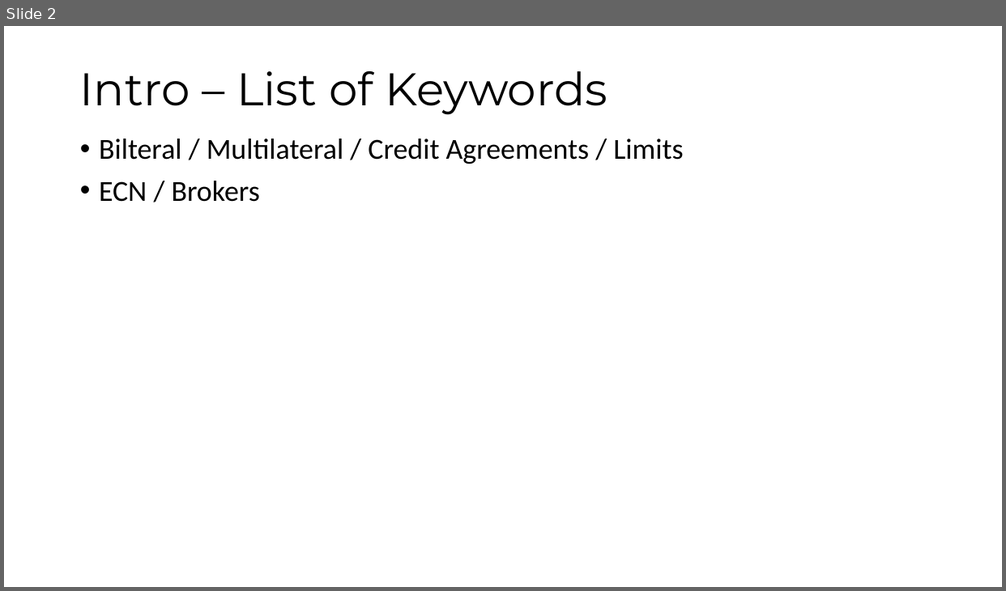
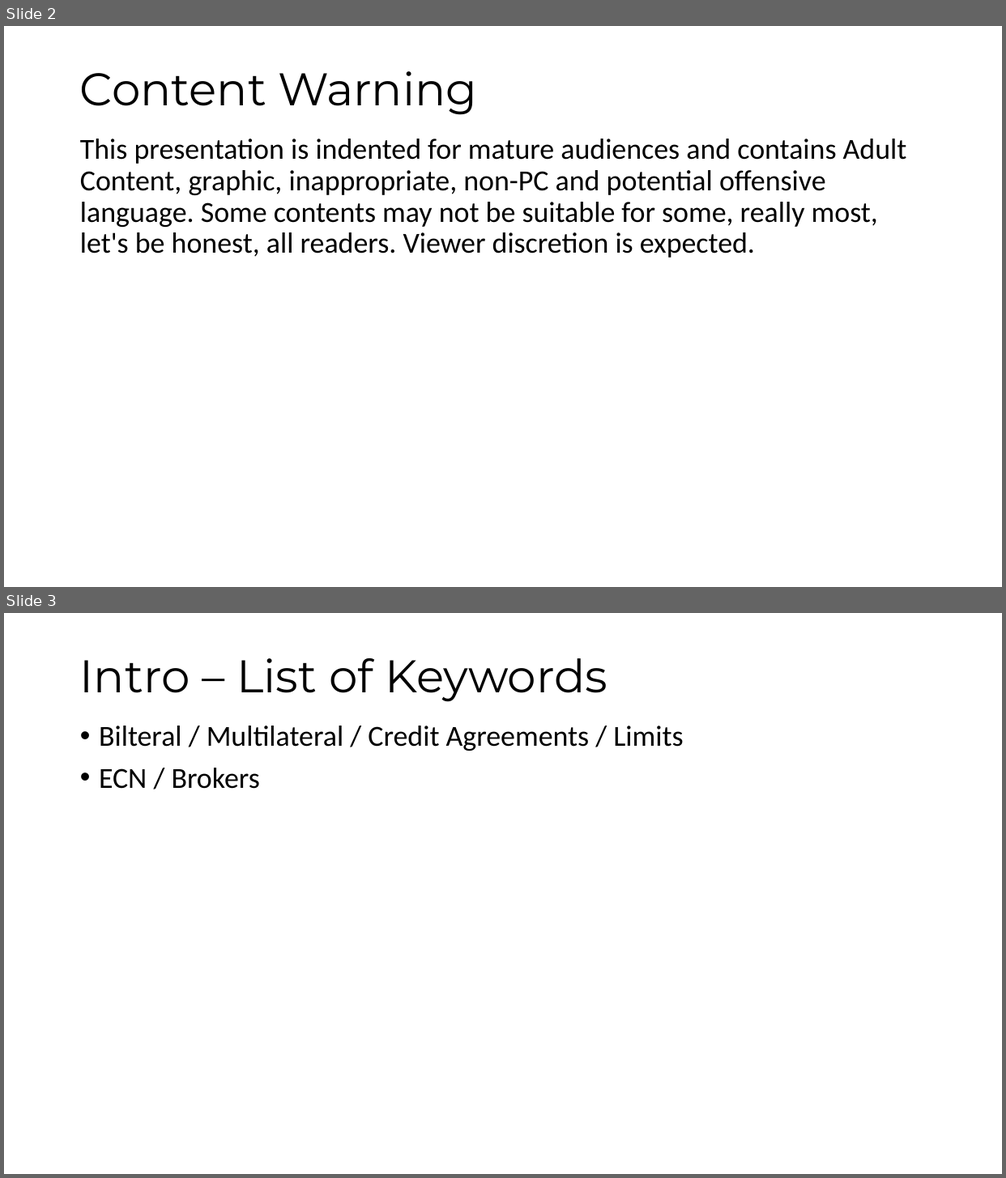
Before and after one commit to maatt4code/PicsAndStuff, a slide deck: Presentation/FXMM.pptx. Shown one above the other, each under a label of ours: slide 2 before the commit, slides 2 and 3 after it. The pictures are 1006x591 and 1006x1178 pixels, drawn with LibreOffice and Linux fonts; fonts in the diff are those of the drawing. Boxes give left, top, right and bottom in pixels: in the first picture for what was removed or moved away, otherwise in the second. Text is boxed around its words. In the diff, an @@ line names an element or a change of style, - is before the commit and + after.

```diff
--- a/Presentation/FXMM.pptx
+++ b/Presentation/FXMM.pptx
@@ slide 2 added at box(4, 26, 1002, 587), background #FFFFFF @@
@@ title added at box(80, 71, 478, 115), 44 pt, text #000000 @@
+Content Warning
@@ text added at box(80, 139, 907, 258), 28 pt, text #000000 @@
+This presentation is indented for mature audiences and contains Adult Content, graphic, inappropriate, non-PC and potential offensive language. Some contents may not be suitable for some, really most, let's be honest, all readers. Viewer discretion is expected.
@@ what was slide 2 is now slide 3 @@
```
Also in this commit, not shown: 10 slides changed, 4 other slides added, 1 slide removed, 15 other files.
